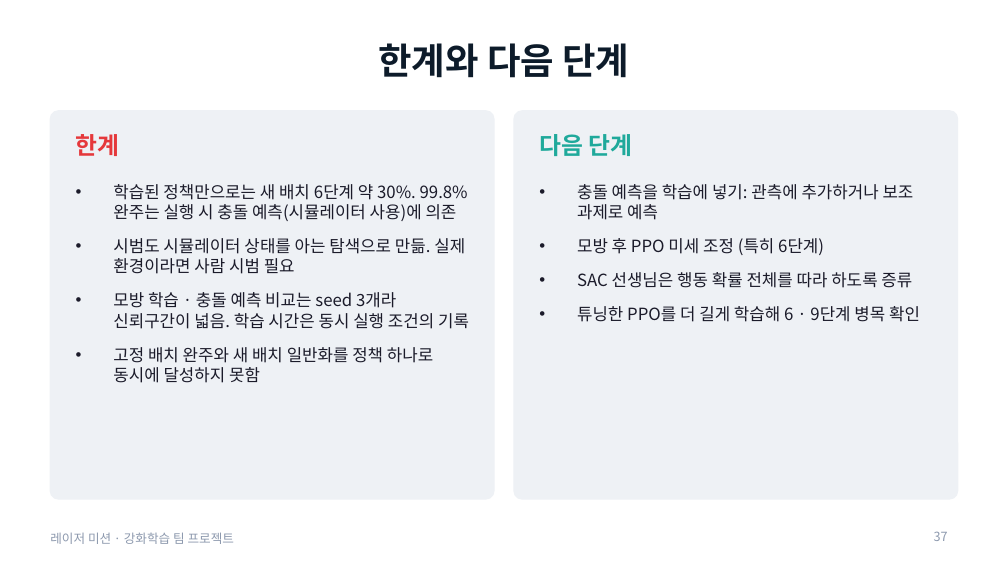
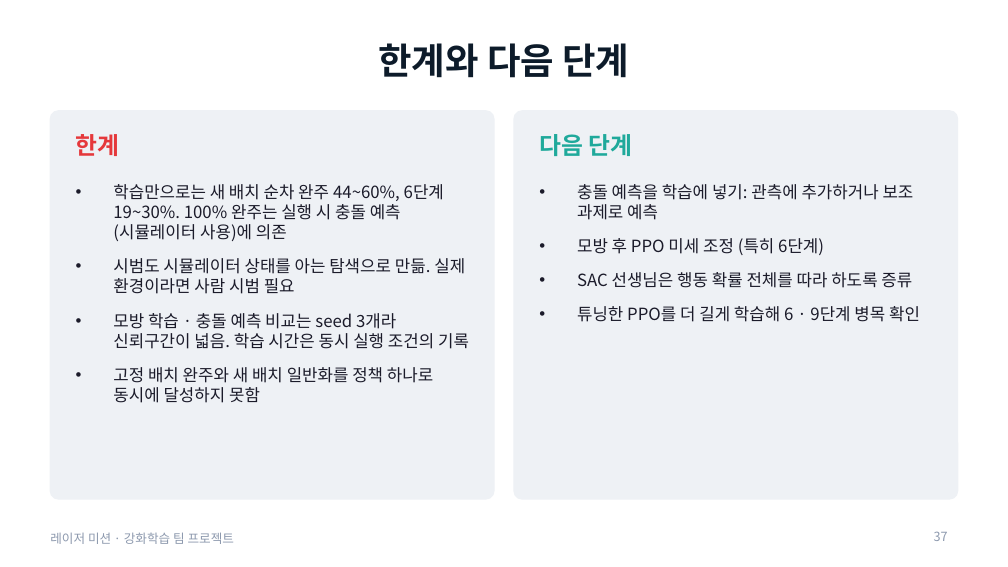
Before and after one commit to changxeokSong/reinforcement_learning, a slide deck: slide 37 of docs/LaserMission_presentation.pptx. Drawn at 1008x567 pixels with LibreOffice and Linux fonts; fonts in the diff are those of the drawing. Boxes give left, top, right and bottom in pixels: in the first picture for what was removed or moved away, otherwise in the second. Text is boxed around its words. In the diff, an @@ line names an element or a change of style, - is before the commit and + after.

```diff
--- a/docs/LaserMission_presentation.pptx
+++ b/docs/LaserMission_presentation.pptx
@@ text at (x1=113, y1=184, x2=444, y2=241): text changed @@
-• 학습된 정책만으로는 새 배치 6단계 약 30%. 99.8% 완주는 실행 시 충돌 예측(시뮬레이터 사용)에 의존
+• 학습만으로는 새 배치 순차 완주 44~60%, 6단계 19~30%. 100% 완주는 실행 시 충돌 예측(시뮬레이터 사용)에 의존
```
Also in this commit, not shown: 8 other slides changed, 1 slide added, 1 slide removed, 5 other files.
